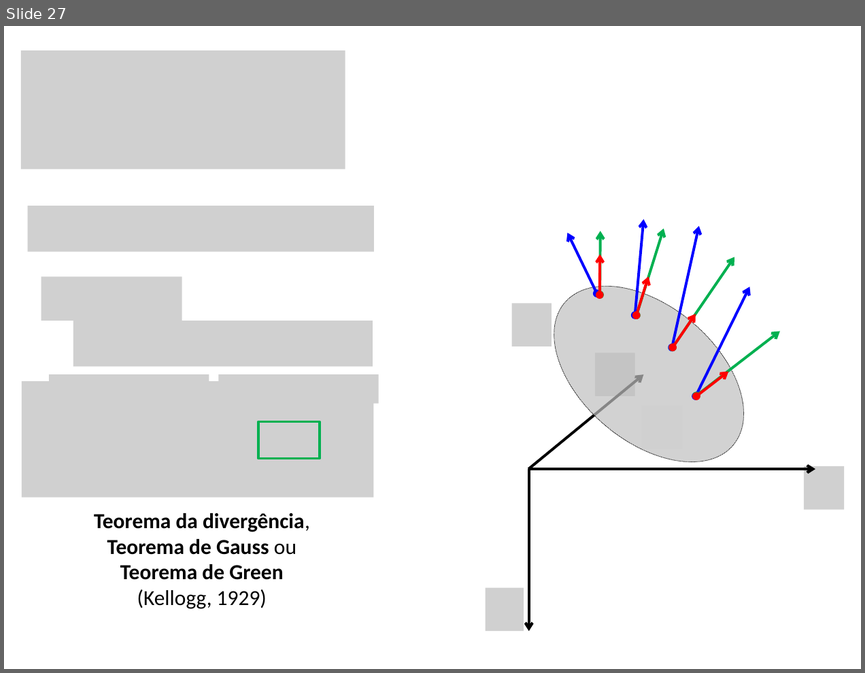
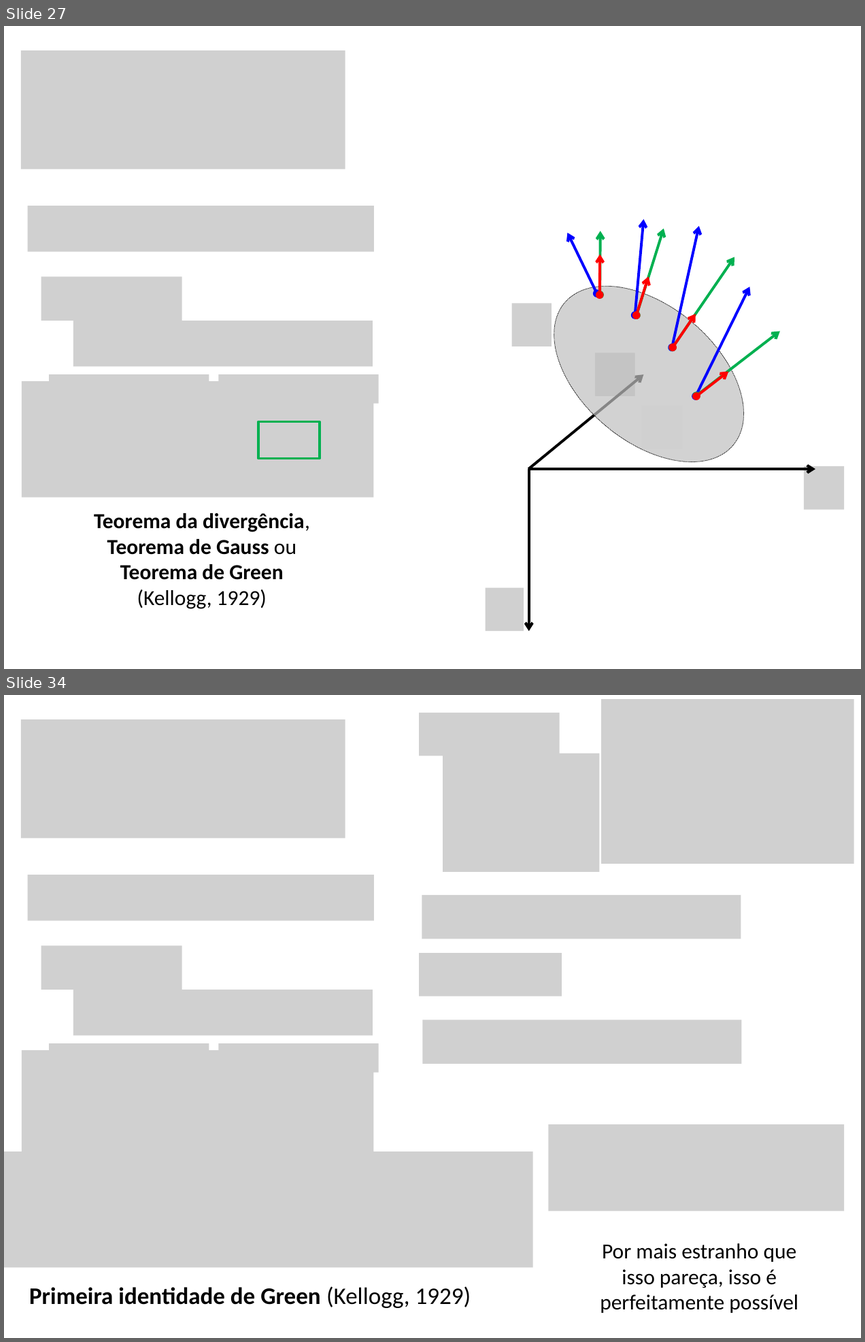
Before and after one commit to pinga-lab/CE-VII-SimBGf-2016, a slide deck: slides/7_integral_continuacao.pptx. Shown one above the other, each under a label of ours: slide 27 before the commit, slides 27 and 34 after it; the slides between them are not shown. The pictures are 865x673 and 865x1342 pixels, drawn with LibreOffice and Linux fonts; fonts in the diff are those of the drawing; grey boxes stand for pictures. Boxes give left, top, right and bottom in pixels: in the first picture for what was removed or moved away, otherwise in the second. Text is boxed around its words. In the diff, an @@ line names an element or a change of style, - is before the commit and + after.

Commit message:
comeco da definicao da terceira identidade de Green

```diff
--- a/slides/7_integral_continuacao.pptx
+++ b/slides/7_integral_continuacao.pptx
@@ slide 34 added at (4, 695, 861, 1338), background #FFFFFF @@
@@ picture added at (419, 713, 559, 756) @@
@@ picture added at (601, 699, 854, 864) @@
@@ picture added at (21, 720, 345, 838) @@
@@ picture added at (443, 753, 600, 872) @@
@@ picture added at (28, 875, 374, 921) @@
@@ picture added at (422, 895, 741, 938) @@
@@ picture added at (41, 945, 181, 989) @@
@@ picture added at (419, 953, 561, 996) @@
@@ picture added at (73, 989, 373, 1036) @@
@@ picture added at (422, 1020, 741, 1064) @@
@@ picture added at (22, 1050, 374, 1166) @@
@@ picture added at (50, 1043, 209, 1072) @@
@@ picture added at (218, 1043, 379, 1072) @@
@@ picture added at (548, 1124, 844, 1211) @@
@@ picture added at (4, 1151, 532, 1266) @@
@@ text added at (600, 1243, 798, 1312), 18 pt, text #000000 @@
+Por mais estranho que isso pareça, isso é perfeitamente possível
@@ text added at (29, 1286, 471, 1308), 20 pt, text #000000, bold @@
+Primeira identidade de Green (Kellogg, 1929)
```
Also in this commit, not shown: 8 slides changed, 12 other slides added.
